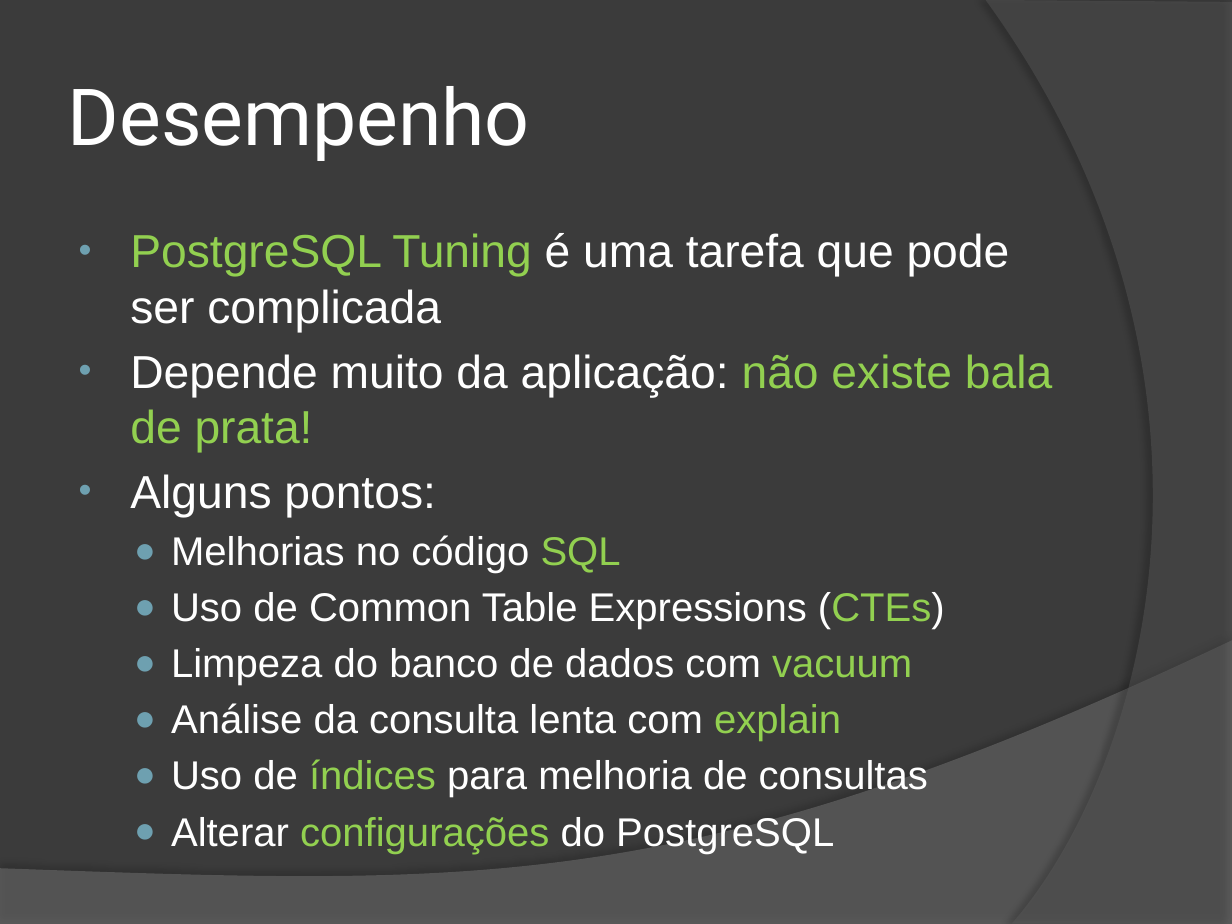
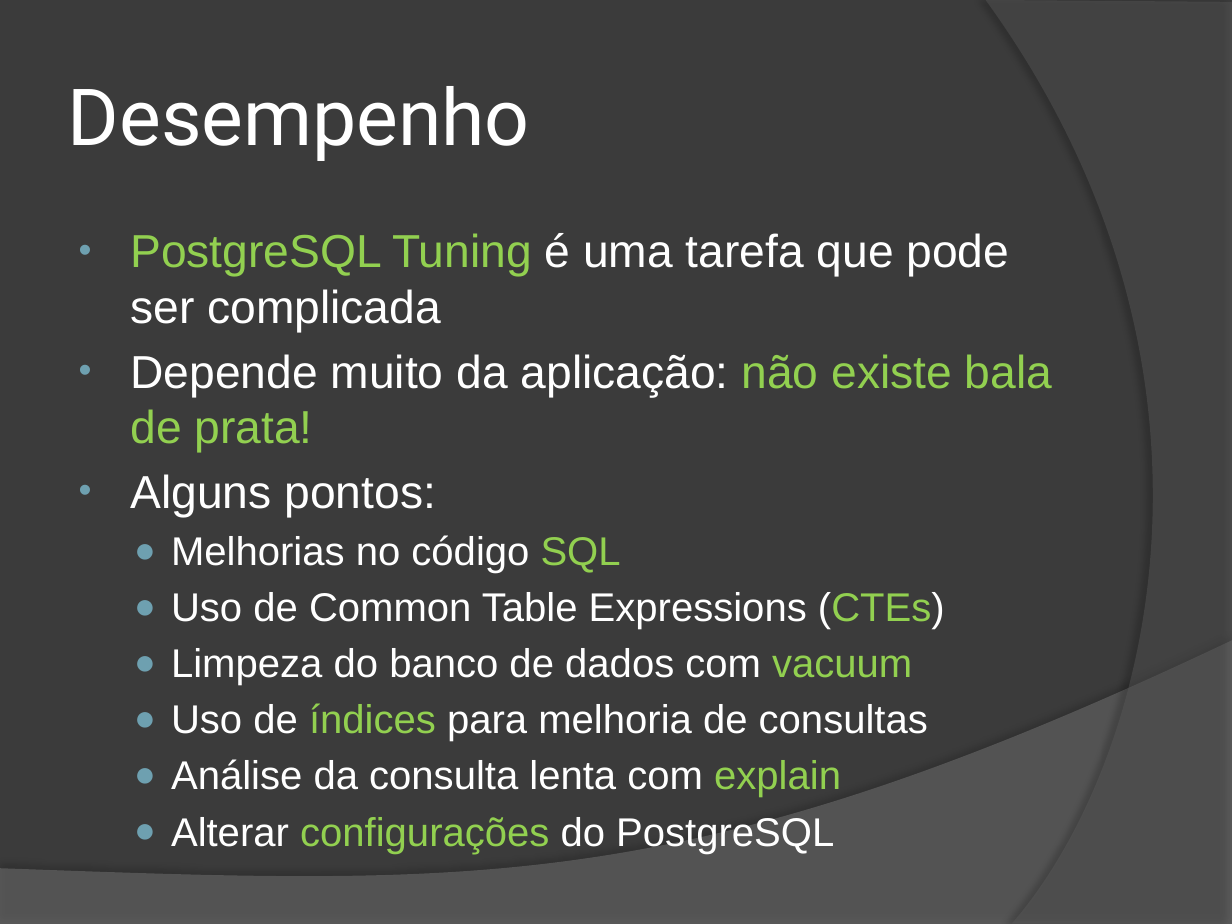
Before and after one commit to wind39/wind39.github.io, a slide deck: slide 26 of curso/modulo3capitulo5.pptx. Drawn at 1232x924 pixels with LibreOffice and Linux fonts; fonts in the diff are those of the drawing. Boxes give left, top, right and bottom in pixels: in the first picture for what was removed or moved away, otherwise in the second. Text is boxed around its words. In the diff, an @@ line names an element or a change of style, - is before the commit and + after.

```diff
--- a/curso/modulo3capitulo5.pptx
+++ b/curso/modulo3capitulo5.pptx
@@ text at <box>171,703,928,742</box>: paragraph added @@
+  ● Uso de índices para melhoria de consultas
@@ text at <box>171,759,928,798</box>: paragraph removed @@
-  ● Uso de índices para melhoria de consultas
```
Also in this commit, not shown: 5 other slides changed, 12 slides added, 1 other file.
